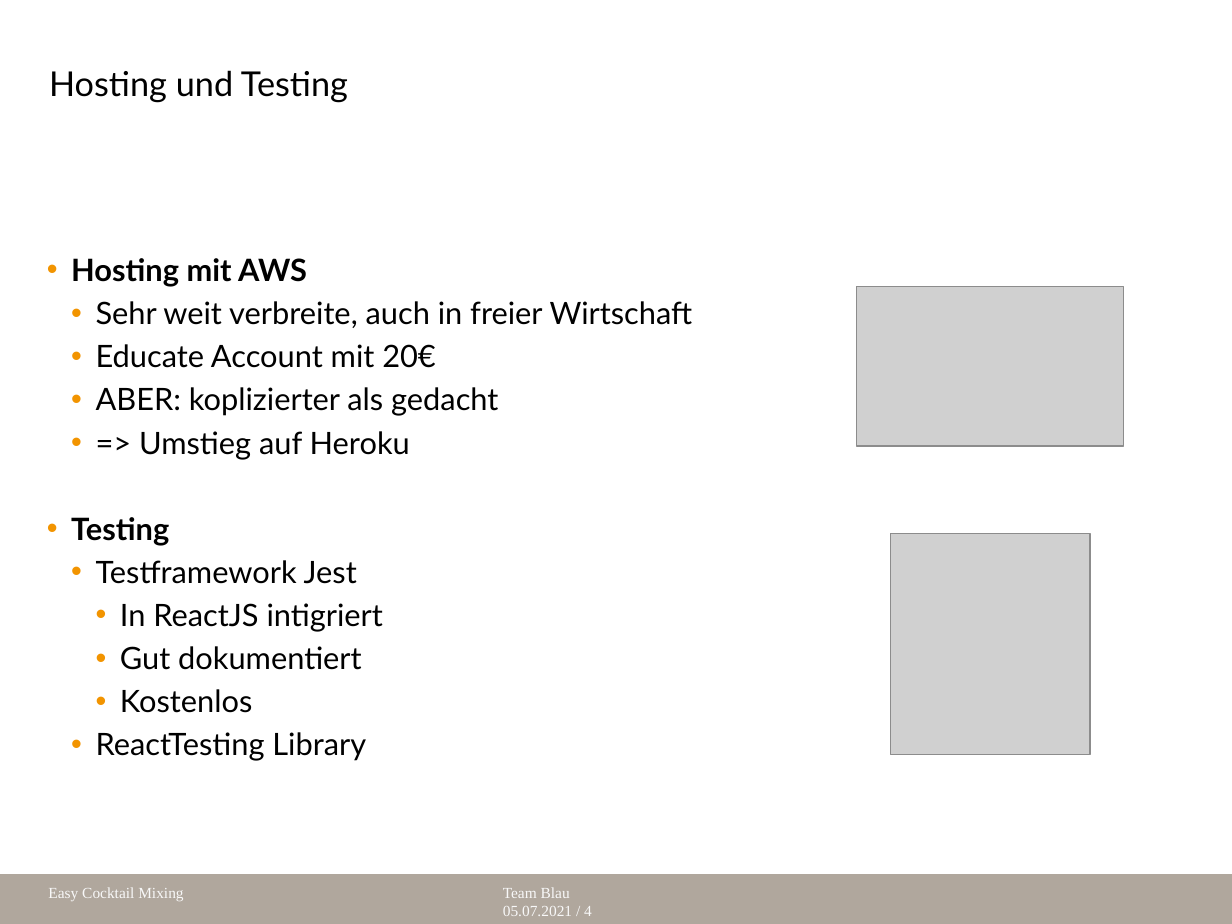
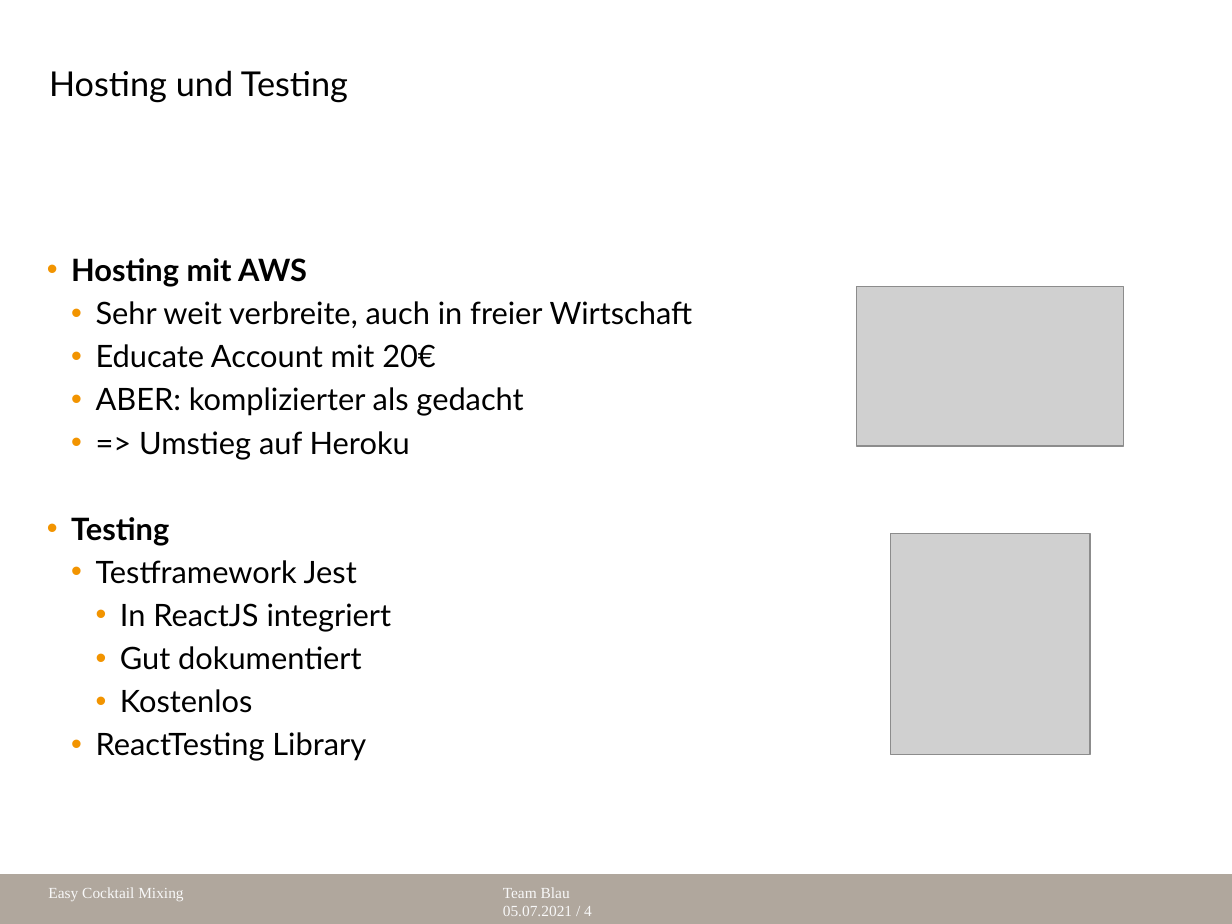
Before and after one commit to cyberlytics/Cocktails, a slide deck: slide 4 of sys-doc/Easy_Cocktail_Mixing.pptx. Drawn at 1232x924 pixels with LibreOffice and Linux fonts; fonts in the diff are those of the drawing; grey boxes stand for pictures; background and template pictures are left out. Boxes give left, top, right and bottom in pixels: in the first picture for what was removed or moved away, otherwise in the second. Text is boxed around its words. In the diff, an @@ line names an element or a change of style, - is before the commit and + after.

Commit message:
Fix spelling mistakes

```diff
--- a/sys-doc/Easy_Cocktail_Mixing.pptx
+++ b/sys-doc/Easy_Cocktail_Mixing.pptx
@@ text at bbox=[96, 387, 523, 416]: text changed @@
-  • ABER: koplizierter als gedacht
+  • ABER: komplizierter als gedacht
@@ text at bbox=[120, 603, 392, 632]: text changed @@
-    • In ReactJS intigriert
+    • In ReactJS integriert
```
